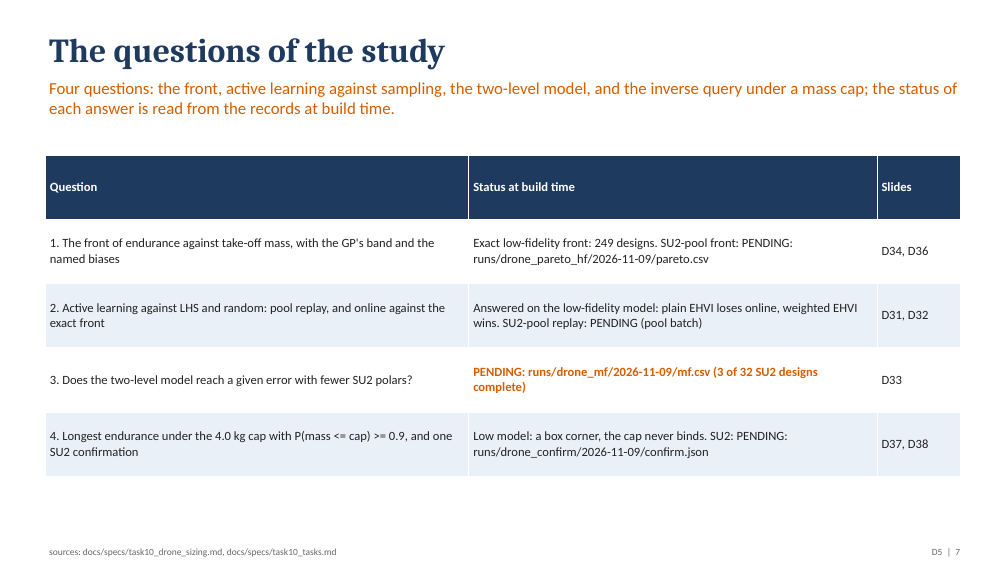
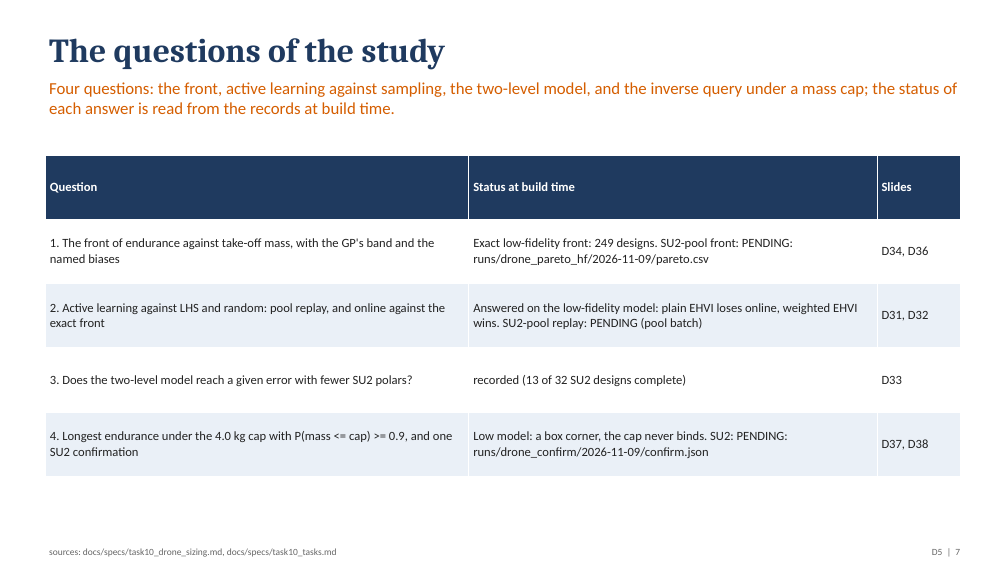
Before and after one commit to emarinhoss/ai-engineering, a slide deck: slide 7 of docs/talk/deck_drone.pptx. Drawn at 1008x567 pixels with LibreOffice and Linux fonts; fonts in the diff are those of the drawing. Boxes give left, top, right and bottom in pixels: in the first picture for what was removed or moved away, otherwise in the second. Text is boxed around its words. In the diff, an @@ line names an element or a change of style, - is before the commit and + after.

```diff
--- a/docs/talk/deck_drone.pptx
+++ b/docs/talk/deck_drone.pptx
@@ table at (45, 155, 960, 476) @@
-row 4, column 2: PENDING: runs/drone_mf/2026-11-09/mf.csv (3 of 32 SU2 designs complete)
+row 4, column 2: recorded (13 of 32 SU2 designs complete)
```
Also in this commit, not shown: 13 other slides changed, 7 other files.
